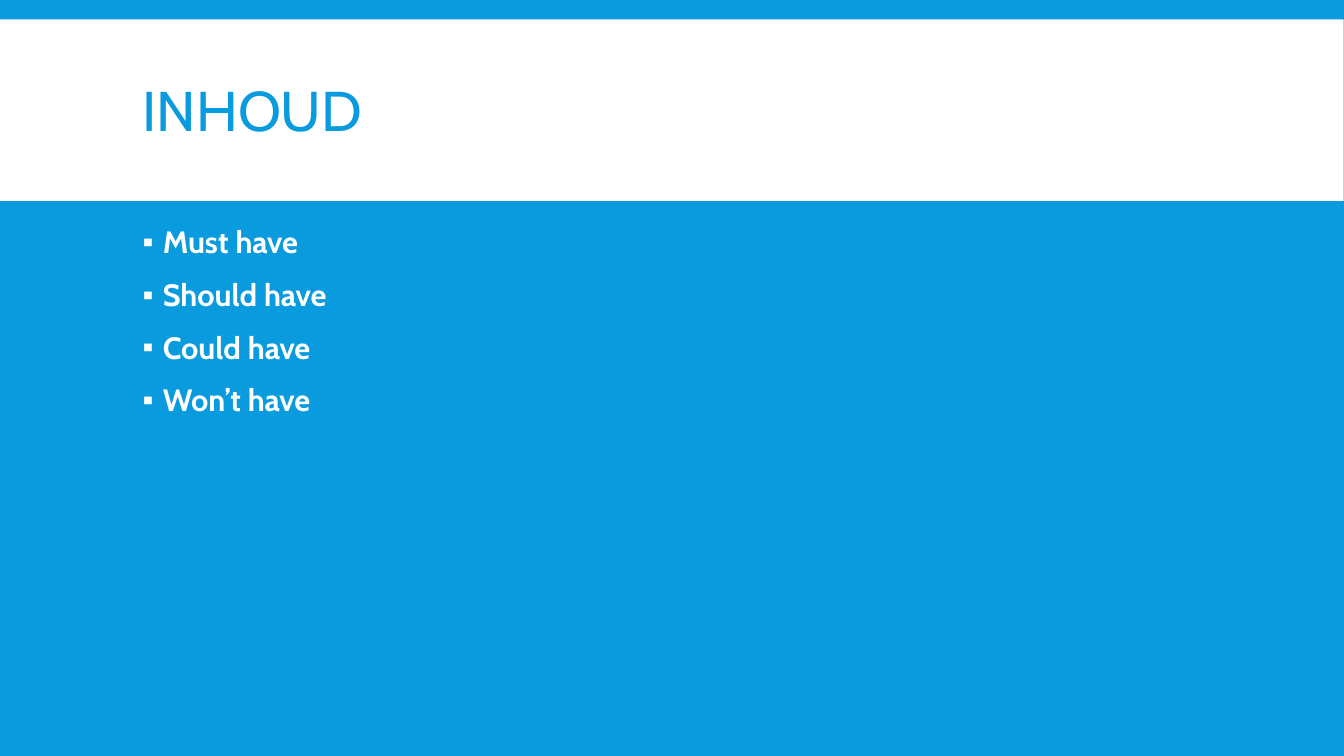
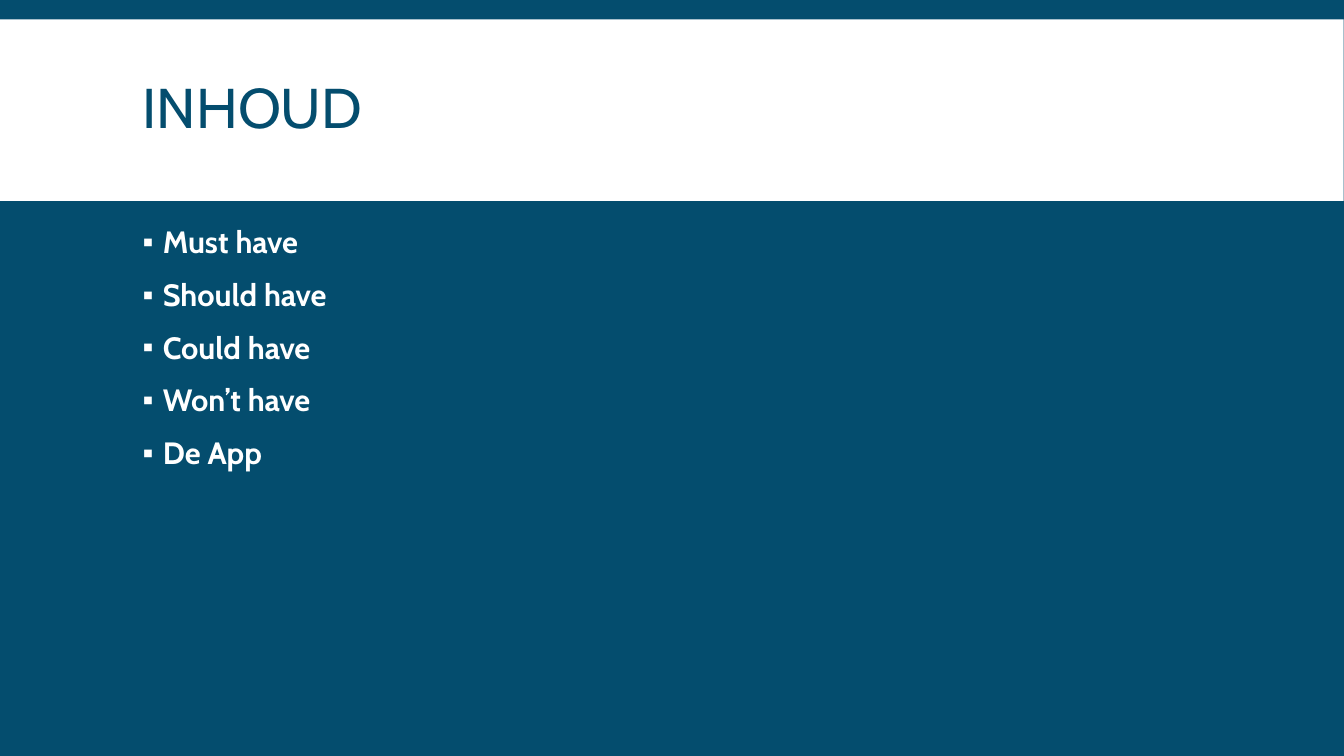
Before and after one commit to EA-Sports-3-0/project_fifa, a slide deck: slide 2 of Documents/presentaties/C#presentatie.pptx. Drawn at 1344x756 pixels with LibreOffice and Linux fonts; fonts in the diff are those of the drawing. Boxes give left, top, right and bottom in pixels: in the first picture for what was removed or moved away, otherwise in the second. Text is boxed around its words. In the diff, an @@ line names an element or a change of style, - is before the commit and + after.

```diff
--- a/Documents/presentaties/C#presentatie.pptx
+++ b/Documents/presentaties/C#presentatie.pptx
@@ background #099BDD to #044D6E @@
@@ title "INHOUD" at box(143, 88, 363, 129): text colour #099BDD to #044D6E @@
@@ text at box(163, 442, 262, 471): paragraph added @@
+▪ De App
```
Also in this commit, not shown: 4 other slides changed, 2 slides added, 1 slide removed.
